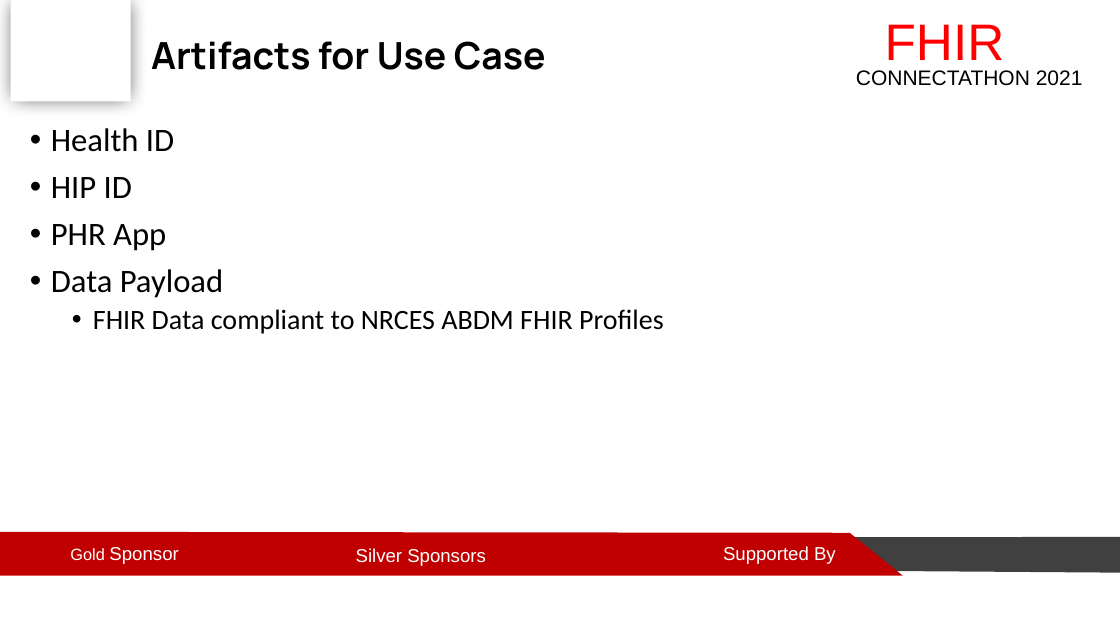
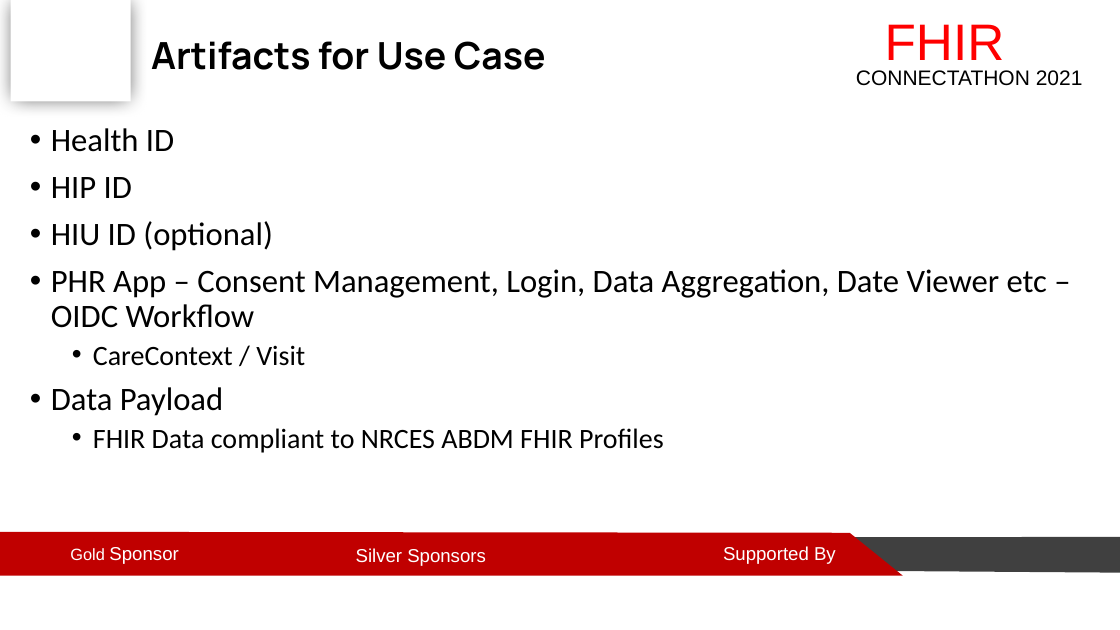
Before and after one commit to HL7India/Connectathon2021, a slide deck: slide 10 of abdmImplementation/Presentations/IndiaFHIR-CAT21-ABDM-Technical.pptx. Drawn at 1120x630 pixels with LibreOffice and Linux fonts; fonts in the diff are those of the drawing; background and template pictures are left out. Boxes give left, top, right and bottom in pixels: in the first picture for what was removed or moved away, otherwise in the second. Text is boxed around its words. In the diff, an @@ line names an element or a change of style, - is before the commit and + after.

```diff
--- a/abdmImplementation/Presentations/IndiaFHIR-CAT21-ABDM-Technical.pptx
+++ b/abdmImplementation/Presentations/IndiaFHIR-CAT21-ABDM-Technical.pptx
@@ text at [51, 221, 1047, 366]: text changed @@
-• PHR App
+• HIU ID (optional)
+• PHR App – Consent Management, Login, Data Aggregation, Date Viewer etc – OIDC Workflow
+  • CareContext / Visit
```
Also in this commit, not shown: 1 slide added.
